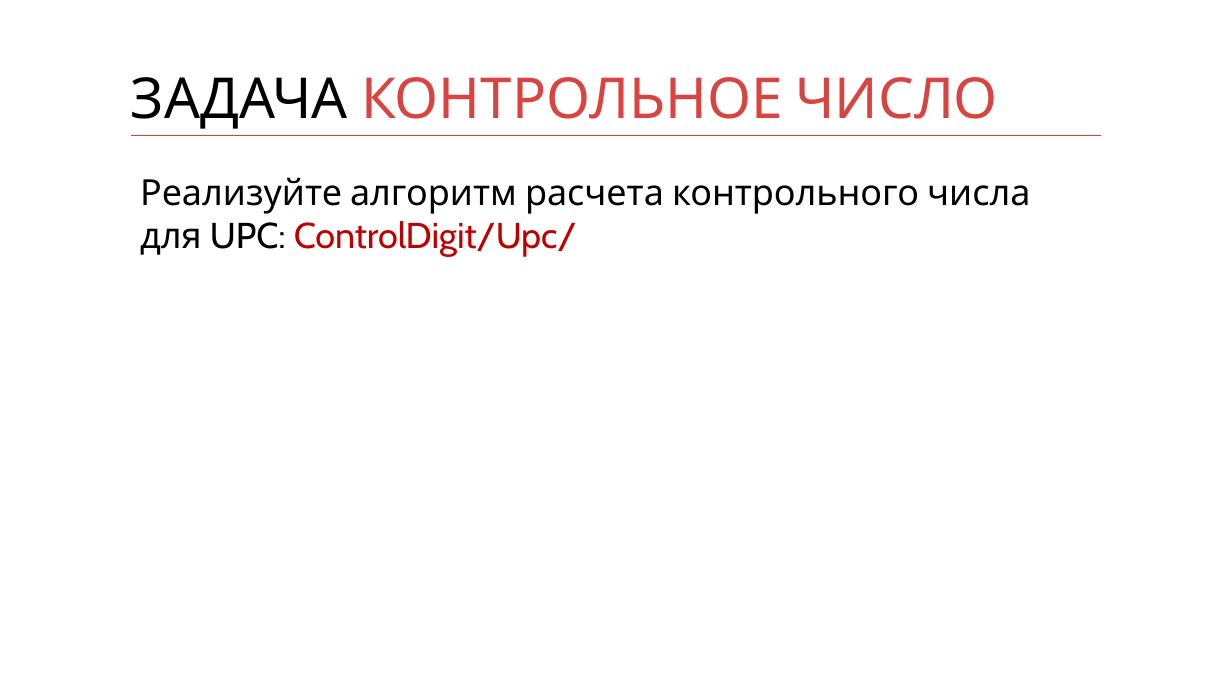
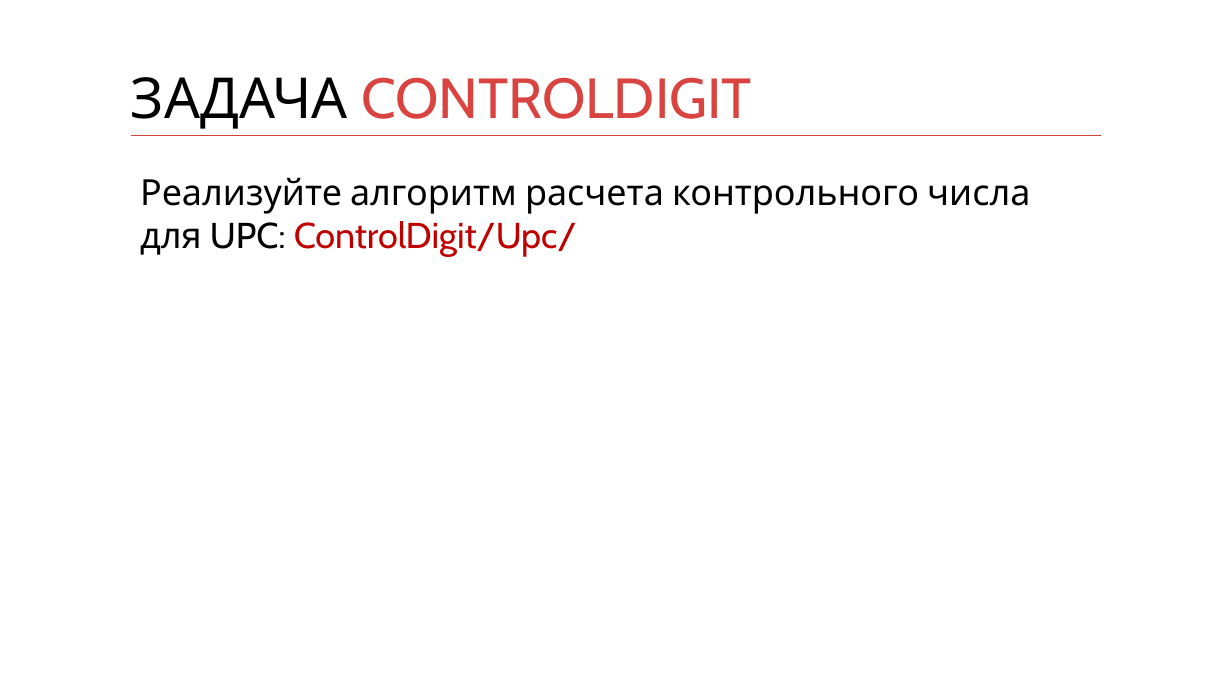
Before and after one commit to kontur-courses/clean-code, a slide deck: slide 10 of clean-code.pptx. Drawn at 1232x693 pixels with LibreOffice and Linux fonts; fonts in the diff are those of the drawing. Boxes give left, top, right and bottom in pixels: in the first picture for what was removed or moved away, otherwise in the second. Text is boxed around its words. In the diff, an @@ line names an element or a change of style, - is before the commit and + after.

Commit message:
fix typo in presentation

```diff
--- a/clean-code.pptx
+++ b/clean-code.pptx
@@ title at bbox=[131, 77, 752, 129]: text changed @@
-ЗАДАЧА КОНТРОЛЬНОЕ ЧИСЛО
+ЗАДАЧА CONTROLDIGIT
```
Also in this commit, not shown: 7 other slides changed.
